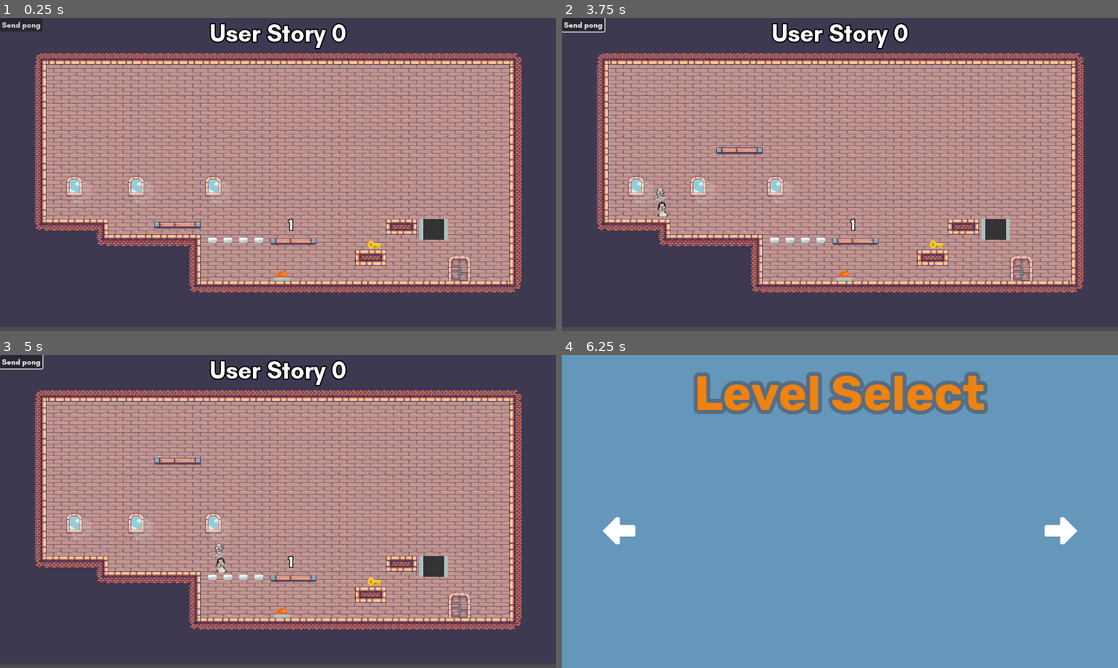
Above: before the commit, frames 1-4 (two rows, left to right).
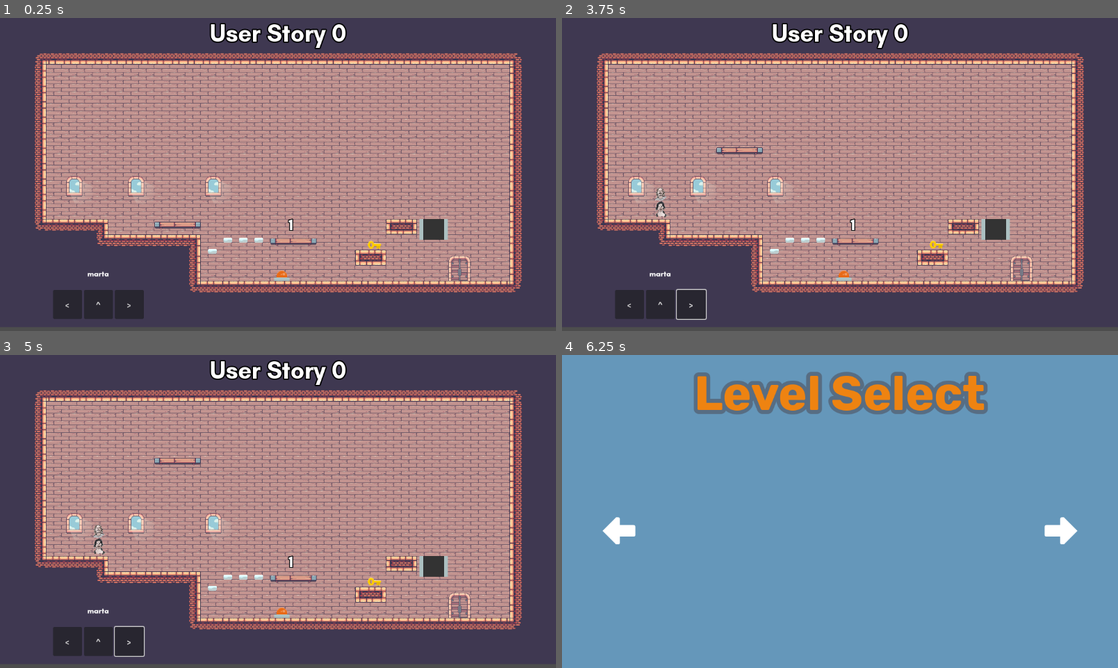
Above: after the commit, the same moments.

Repository: quimnuss/sompics
Game: Godot game, scene res://scenes/playground.tscn
The game is run twice, just before and just after one commit, with the same random seed, the same clock (stepped at 60 frames per second) and the same inputs. The project has no main scene, so this scene is started directly.
Inputs (mouse positions are in pixels of both pictures, inside the frame that each line leads up to):
- Up to frame 1 (0.25 s): no input
- Up to frame 2 (3.75 s): click (584, 24) at 0.5 s, where only the run before the commit has a clickable "Send pong"; click "Send pong" (after the commit: "<") at 1.25 s; click "Send pong" (after the commit: "^") at 2 s; click "Send pong" (after the commit: ">") at 2.75 s; move the mouse to (962, 158) at 3.52 s; hold D (move_right) from 3.53 s (still down); tap W (jump) at 3.6 s; click (962, 158) at 3.67 s
- Up to frame 3 (5 s): keep holding D (move_right); tap W (jump) at 3.77, 4.07, 4.52, 4.55, 4.82 s; move the mouse to (166, 527) at 4.27 s; tap E (drop) at 4.35 s
- Up to frame 4 (6.25 s): move the mouse to (895, 442) at 5.02 s; release D (move_right) at 5.03 s; hold A (move_left) 5.03-5.75 s; hold J (level_select) 5.03-5.75 s; tap W (jump) at 5.3 s; click (1062, 530) at 5.75 s

The runs differ from the first frame. In frame 1, 1.8% of the frame differs, in the area x 0-39%, y 0-96%; in frame 2, 2.0%; in frame 3, 2.2%, in the area x 0-41%, y 0-97%; in frame 4, nothing differs.

Commit message:
wip: mockup client buttons

Diff:
--- a/actors/pic.gd
+++ b/actors/pic.gd
@@ -71,20 +71,13 @@
     #if just_jumped and not is_on_floor():
         #velocity.y = JUMP_VELOCITY*0.5
 
-func external_input():
-    # does not work
-    #var jump_event = InputEventAction.new()
-    #jump_event.action = "jump"
-    #jump_event.pressed = true
-    #Input.parse_input_event(jump_event)
-    print("external jump")
-    # works
-    Input.action_press("jump")
+func external_input(action : String, is_pressed : bool = true):
+
+    print("external " + action)
+    Input.action_press(action)
+    # TODO also needs the release
     await get_tree().create_timer(1).timeout
-    Input.action_release("jump")
-    # TODO figure out how to input actions programatically...
-    # this works tho...
-    #velocity.y = JUMP_VELOCITY
+    Input.action_release(action)
 
 func _physics_process(delta):
 
--- a/actors/player_spawner.gd
+++ b/actors/player_spawner.gd
@@ -1,6 +1,7 @@
 extends Marker2D
 
 @export var attached : bool = false
+@onready var wscontroller : WsController = $WebsocketMinimalController
 
 var pic_scene = preload('res://actors/pic.tscn')
 
@@ -20,8 +21,8 @@
     var pic : Pic = pic_scene.instantiate()
     pic.person = pic_name
     self.add_child(pic)
-    var controller : WsController = $"../WebsocketMinimalController" as WsController
-    controller.jump.connect(pic.external_input)
+    var controller : WsController = wscontroller
+    controller.action_received.connect(pic.external_input)
 
 func spawn_attached(pic_name):
     var pic : Pic = pic_scene.instantiate()
--- /dev/null
+++ b/networking/debug_client.tscn
@@ -0,0 +1,45 @@
+[gd_scene load_steps=2 format=3 uid="uid://dftg54mjw1fp8"]
+
+[ext_resource type="Script" path="res://networking/debug_client.gd" id="1_pwxki"]
+
+[node name="DebugClient" type="Control"]
+layout_mode = 3
+anchors_preset = 0
+script = ExtResource("1_pwxki")
+
+[node name="MarginContainer" type="MarginContainer" parent="."]
+layout_mode = 0
+offset_right = 40.0
+offset_bottom = 40.0
+
+[node name="VBoxContainer" type="VBoxContainer" parent="MarginContainer"]
+layout_mode = 2
+
+[node name="TextEdit" type="Label" parent="MarginContainer/VBoxContainer"]
+custom_minimum_size = Vector2(100, 60)
+layout_mode = 2
+text = "marta"
+horizontal_alignment = 1
+vertical_alignment = 1
+
+[node name="HBoxContainer" type="HBoxContainer" parent="MarginContainer/VBoxContainer"]
+layout_mode = 2
+
+[node name="Left" type="Button" parent="MarginContainer/VBoxContainer/HBoxContainer"]
+custom_minimum_size = Vector2(60, 60)
+layout_mode = 2
+text = "<"
+
+[node name="Jump" type="Button" parent="MarginContainer/VBoxContainer/HBoxContainer"]
+custom_minimum_size = Vector2(60, 60)
+layout_mode = 2
+text = "^"
+
+[node name="Right" type="Button" parent="MarginContainer/VBoxContainer/HBoxContainer"]
+custom_minimum_size = Vector2(60, 60)
+layout_mode = 2
+text = ">"
+
+[connection signal="pressed" from="MarginContainer/VBoxContainer/HBoxContainer/Left" to="." method="_on_button_ping_pressed"]
+[connection signal="pressed" from="MarginContainer/VBoxContainer/HBoxContainer/Jump" to="." method="_on_button_ping_pressed"]
+[connection signal="pressed" from="MarginContainer/VBoxContainer/HBoxContainer/Right" to="." method="_on_button_ping_pressed"]
--- a/networking/websocket_minimal_controller.gd
+++ b/networking/websocket_minimal_controller.gd
@@ -6,18 +6,29 @@
 var tcp_server := TCPServer.new()
 var socket := WebSocketPeer.new()
 
-signal jump
+signal action_received(player : String, action : String, is_pressed : bool)
 
 func log_message(message):
     var time = "[color=#aaaaaa] %s [/color]" % Time.get_time_string_from_system()
     prints('[server]' + time + message + "\n")
-    on_jump_received()
+
+func process_packet(message):
+    if len(message) > 100:
+        prints('messasge too long')
+        return
+    var parsed = message.split('_')
+    if len(parsed) != 3:
+        prints('malformed message', parsed)
+        return
+    var player : String = parsed[0]
+    var action : String = parsed[1]
+    var is_pressed : bool = bool(parsed[2])
+    action_received.emit(player, action, is_pressed)
 
 func _ready():
     if tcp_server.listen(PORT) != OK:
         log_message("Unable to start server.")
         set_process(false)
-
 
 func _process(_delta):
     while tcp_server.is_connection_available():
@@ -29,19 +40,13 @@
 
     if socket.get_ready_state() == WebSocketPeer.STATE_OPEN:
         while socket.get_available_packet_count():
-            log_message(socket.get_packet().get_string_from_ascii())
-
+            var message : String = socket.get_packet().get_string_from_ascii()
+            log_message(message)
+            process_packet(message)
 
 func _exit_tree():
     socket.close()
     tcp_server.stop()
 
-func on_jump_received():
-    jump.emit()
-    var jump_event = InputEventAction.new()
-    jump_event.action = "jump"
-    jump_event.pressed = true
-    Input.parse_input_event(jump_event)
-
 func _on_button_pong_pressed():
     socket.send_text("Pong")
--- a/networking/websocket_minimal_controller.tscn
+++ b/networking/websocket_minimal_controller.tscn
@@ -1,17 +1,6 @@
-[gd_scene load_steps=3 format=3 uid="uid://7c3tu4o8qqlf"]
+[gd_scene load_steps=2 format=3 uid="uid://7c3tu4o8qqlf"]
 
 [ext_resource type="Script" path="res://networking/websocket_minimal_controller.gd" id="1_231af"]
-[ext_resource type="Script" path="res://networking/debug_client.gd" id="2_36vuk"]
 
-[node name="WebsocketMinimalController" type="Node2D"]
+[node name="WebsocketMinimalController" type="Node"]
 script = ExtResource("1_231af")
-
-[node name="DebugClient" type="Node" parent="."]
-script = ExtResource("2_36vuk")
-
-[node name="Button" type="Button" parent="DebugClient"]
-offset_right = 8.0
-offset_bottom = 8.0
-text = "Send pong"
-
-[connection signal="pressed" from="DebugClient/Button" to="DebugClient" method="_on_button_ping_pressed"]
--- a/scenes/playground.tscn
+++ b/scenes/playground.tscn
@@ -1,9 +1,10 @@
-[gd_scene load_steps=15 format=3 uid="uid://bifg0om83dt7j"]
+[gd_scene load_steps=16 format=3 uid="uid://bifg0om83dt7j"]
 
 [ext_resource type="Script" path="res://scenes/playground.gd" id="1_77m0m"]
 [ext_resource type="TileSet" uid="uid://c537katjoknov" path="res://world/level_tileset.tres" id="1_c81co"]
 [ext_resource type="PackedScene" uid="uid://31y11begqd5e" path="res://actors/door.tscn" id="2_518a5"]
 [ext_resource type="PackedScene" uid="uid://82aeqqi2rddp" path="res://ui/ui.tscn" id="2_sdlse"]
+[ext_resource type="PackedScene" uid="uid://dftg54mjw1fp8" path="res://networking/debug_client.tscn" id="3_uvqt1"]
 [ext_resource type="PackedScene" uid="uid://dlw6umpweb060" path="res://actors/key.tscn" id="3_vaqfn"]
 [ext_resource type="Script" path="res://actors/player_spawner.gd" id="4_o5gmv"]
 [ext_resource type="PackedScene" uid="uid://cxpnihdumldpm" path="res://actors/button.tscn" id="5_cj3ad"]
@@ -22,6 +23,12 @@
 
 [node name="UI" parent="." instance=ExtResource("2_sdlse")]
 
+[node name="ClientMockup" parent="UI" instance=ExtResource("3_uvqt1")]
+offset_left = 110.0
+offset_top = 499.0
+offset_right = 110.0
+offset_bottom = 499.0
+
 [node name="TileMap" type="TileMap" parent="."]
 tile_set = ExtResource("1_c81co")
 format = 2
@@ -39,9 +46,14 @@
 [node name="Key" parent="." instance=ExtResource("3_vaqfn")]
 position = Vector2(776, 448)
 
+[node name="DropBox" parent="Key" instance=ExtResource("9_5ywgi")]
+position = Vector2(-336, 16)
+
 [node name="PlayerSpawner" type="Marker2D" parent="."]
 position = Vector2(168, 152)
 script = ExtResource("4_o5gmv")
+
+[node name="WebsocketMinimalController" parent="PlayerSpawner" instance=ExtResource("13_qgk6o")]
 
 [node name="Button" parent="." instance=ExtResource("5_cj3ad")]
 position = Vector2(584, 528)
@@ -64,8 +76,8 @@
 [node name="KeySpawn" type="Marker2D" parent="."]
 position = Vector2(776, 448)
 
-[node name="DropBox" parent="." instance=ExtResource("9_5ywgi")]
-position = Vector2(440, 464)
+[node name="Platform" parent="." instance=ExtResource("11_sskg7")]
+position = Vector2(352, 432)
 
 [node name="DropBox2" parent="." instance=ExtResource("9_5ywgi")]
 position = Vector2(472, 464)
@@ -79,10 +91,5 @@
 [node name="WeightPlatform" parent="." instance=ExtResource("10_qsupa")]
 position = Vector2(592, 456)
 
-[node name="Platform" parent="." instance=ExtResource("11_sskg7")]
-position = Vector2(352, 432)
-
-[node name="WebsocketMinimalController" parent="." instance=ExtResource("13_qgk6o")]
-
 [connection signal="button_pressed" from="Button" to="." method="_on_button_button_pressed"]
 [connection signal="body_entered" from="Area2D" to="Area2D" method="_on_body_entered"]
